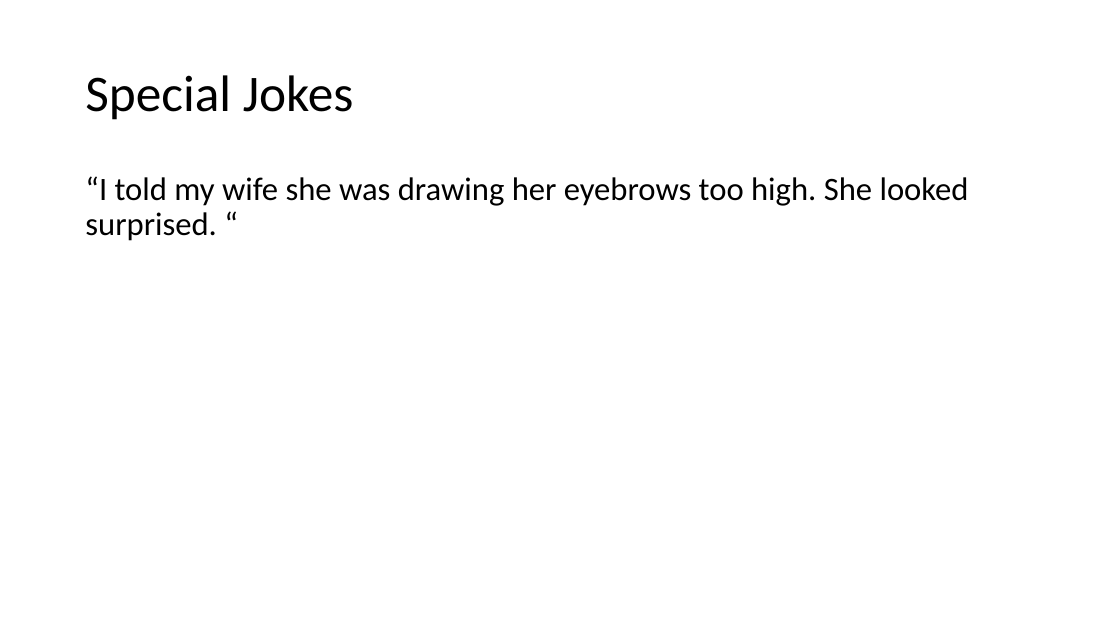
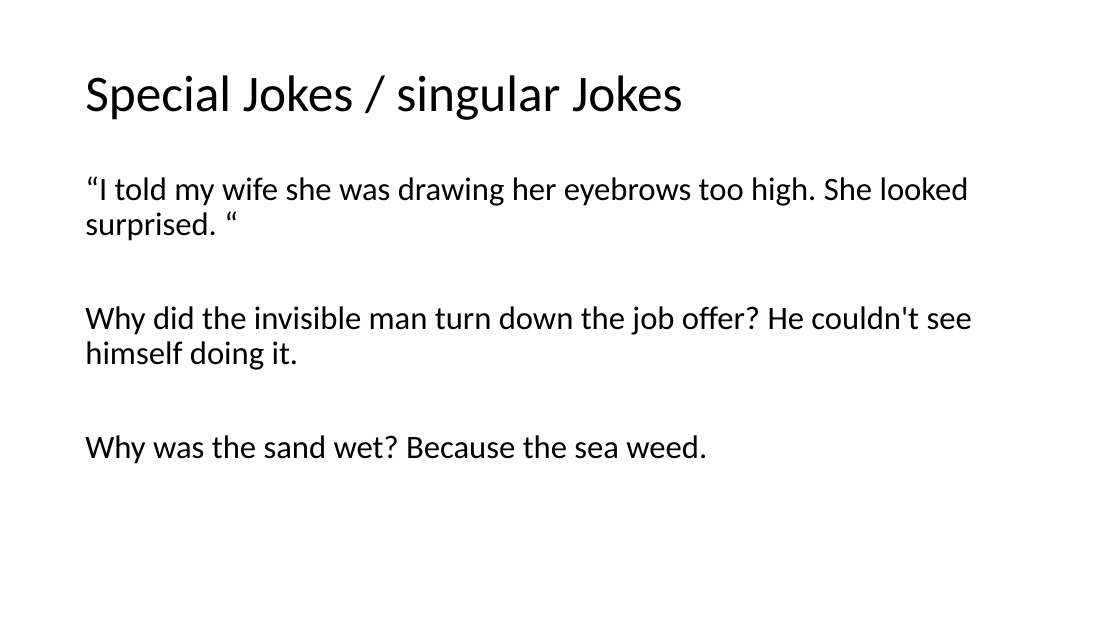
Before and after one commit to sciphie/JokeGPT, a slide deck: slide 11 of ChatGPT is fun –.pptm (slide 9 before the commit). Drawn at 1120x630 pixels with LibreOffice and Linux fonts; fonts in the diff are those of the drawing. Boxes give left, top, right and bottom in pixels: in the first picture for what was removed or moved away, otherwise in the second. Text is boxed around its words. In the diff, an @@ line names an element or a change of style, - is before the commit and + after.

```diff
--- a/ChatGPT is fun –.pptm
+++ b/ChatGPT is fun –.pptm
@@ title at bbox=[85, 75, 683, 120]: text changed @@
-Special Jokes
+Special Jokes / singular Jokes
@@ text at bbox=[85, 306, 972, 464]: paragraphs added @@
+Why did the invisible man turn down the job offer? He couldn't see himself doing it.
+Why was the sand wet? Because the sea weed.
```
Also in this commit, not shown: 4 other slides changed, 9 slides added, 4 other files.
